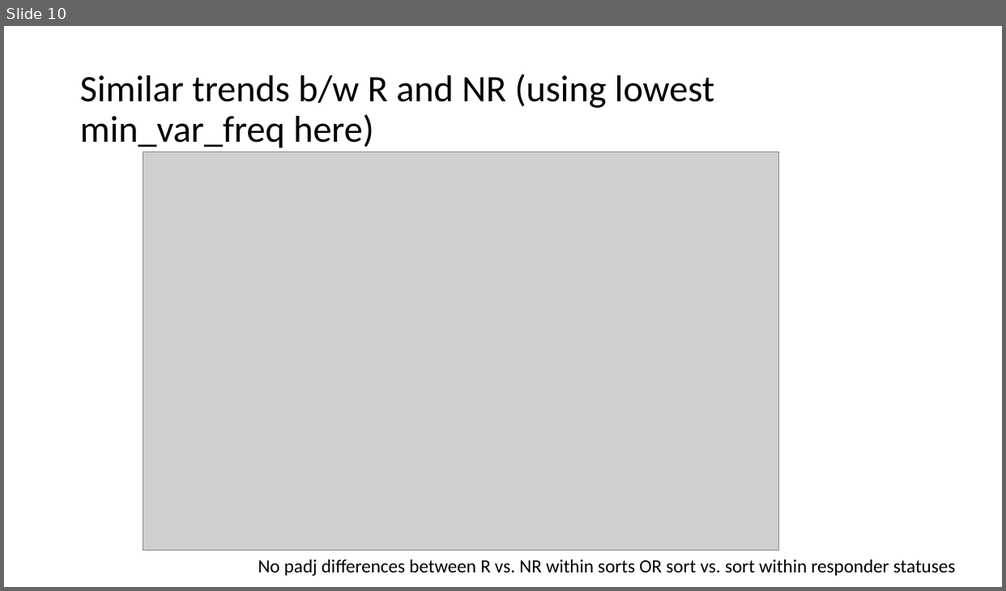
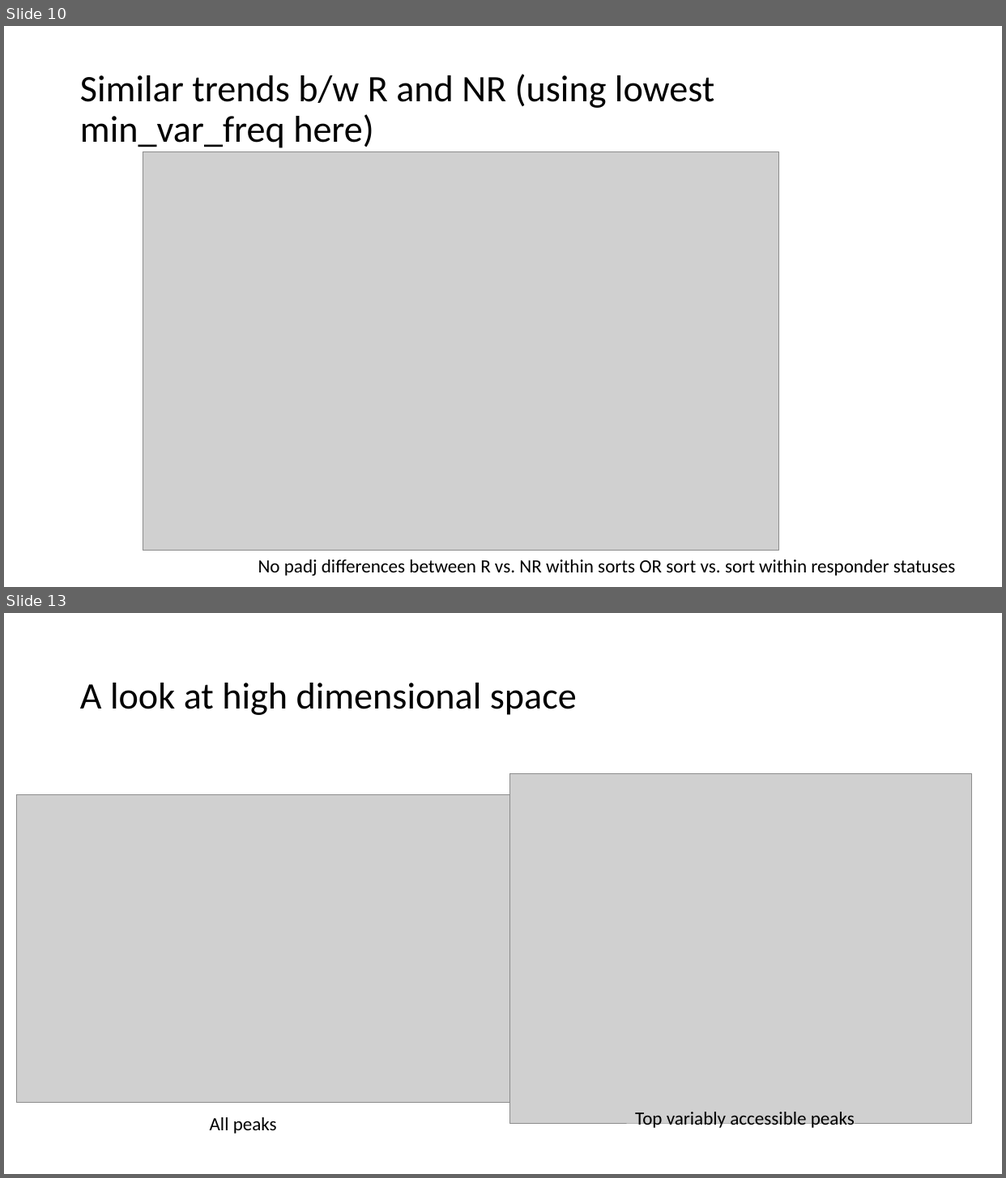
Before and after one commit to tybottorff/bottorffdocs, a slide deck: presentations/weekly_meetings/8_15_24.pptx. Shown one above the other, each under a label of ours: slide 10 before the commit, slides 10 and 13 after it; the slides between them are not shown. The pictures are 1006x591 and 1006x1178 pixels, drawn with LibreOffice and Linux fonts; fonts in the diff are those of the drawing; grey boxes stand for pictures. Boxes give left, top, right and bottom in pixels: in the first picture for what was removed or moved away, otherwise in the second. Text is boxed around its words. In the diff, an @@ line names an element or a change of style, - is before the commit and + after.

```diff
--- a/presentations/weekly_meetings/8_15_24.pptx
+++ b/presentations/weekly_meetings/8_15_24.pptx
@@ slide 13 added at <box>4,613,1002,1174</box>, background #FFFFFF @@
@@ title added at <box>80,683,577,715</box>, 36 pt, text #000000 @@
+A look at high dimensional space
@@ picture added at <box>510,774,972,1123</box> @@
@@ picture added at <box>16,795,513,1103</box> @@
@@ text added at <box>210,1118,277,1134</box>, 18 pt, text #000000 @@
+All peaks
@@ text added at <box>635,1112,854,1130</box>, 18 pt, text #000000 @@
+Top variably accessible peaks
```
Also in this commit, not shown: 7 slides changed, 2 other slides added.
